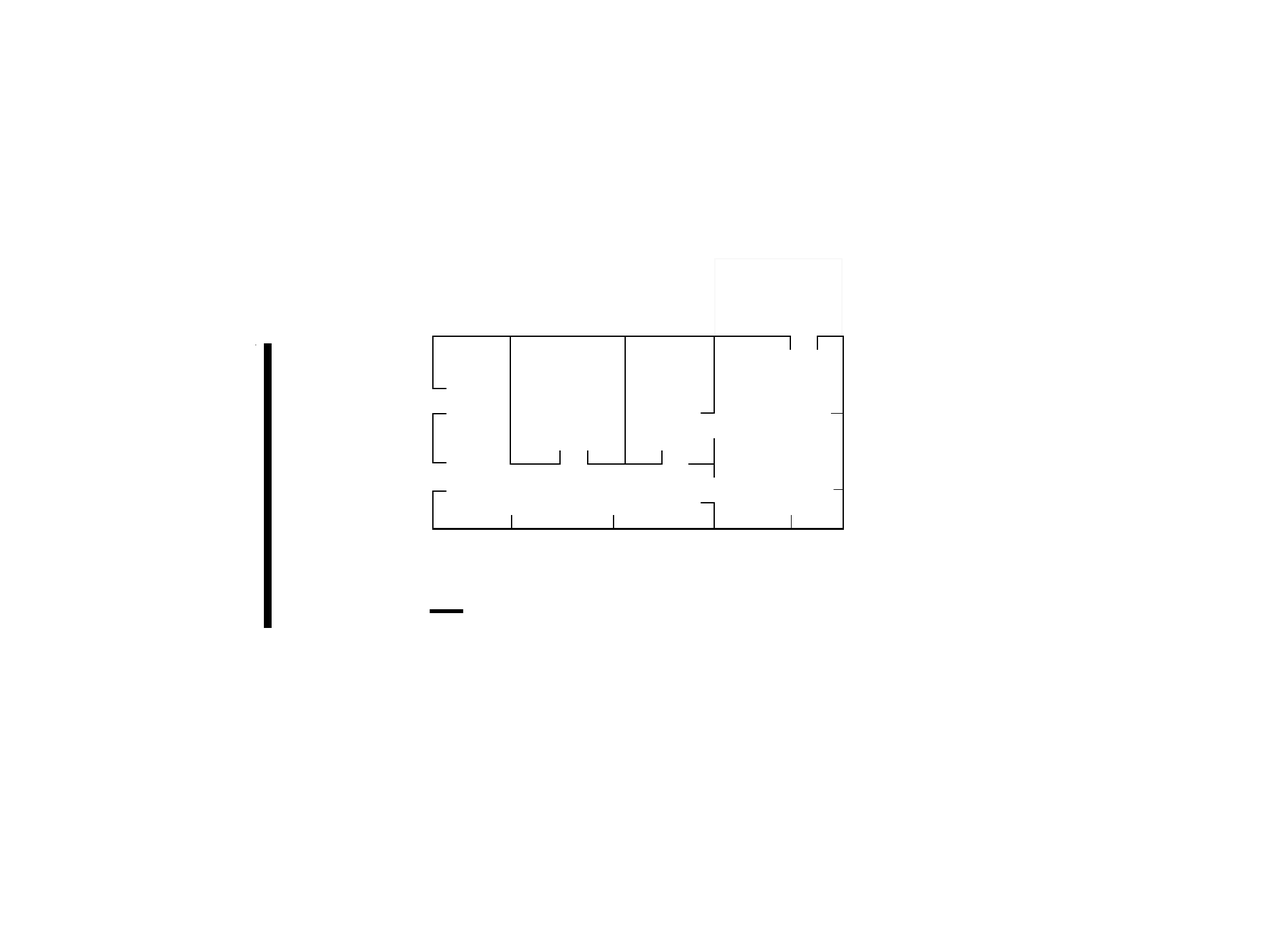
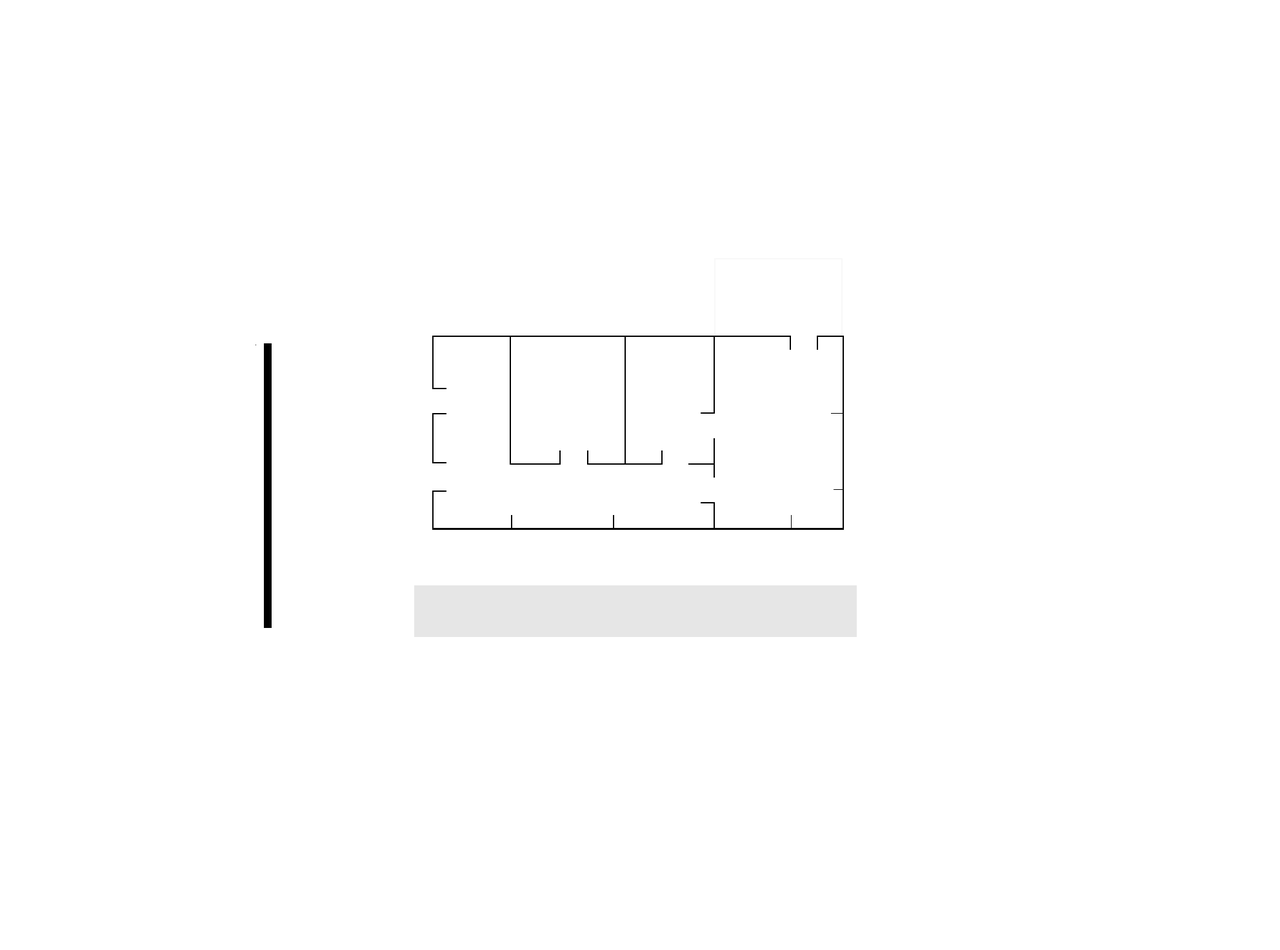
Two versions of the same layered image (1280px x 950px). Layer-by-layer changes:
added layer "Tribune" above "Hokjes" over (x1=414, y1=585, x2=857, y2=637)
painted on "heightmap.pgm" over (x1=429, y1=609, x2=464, y2=613)
